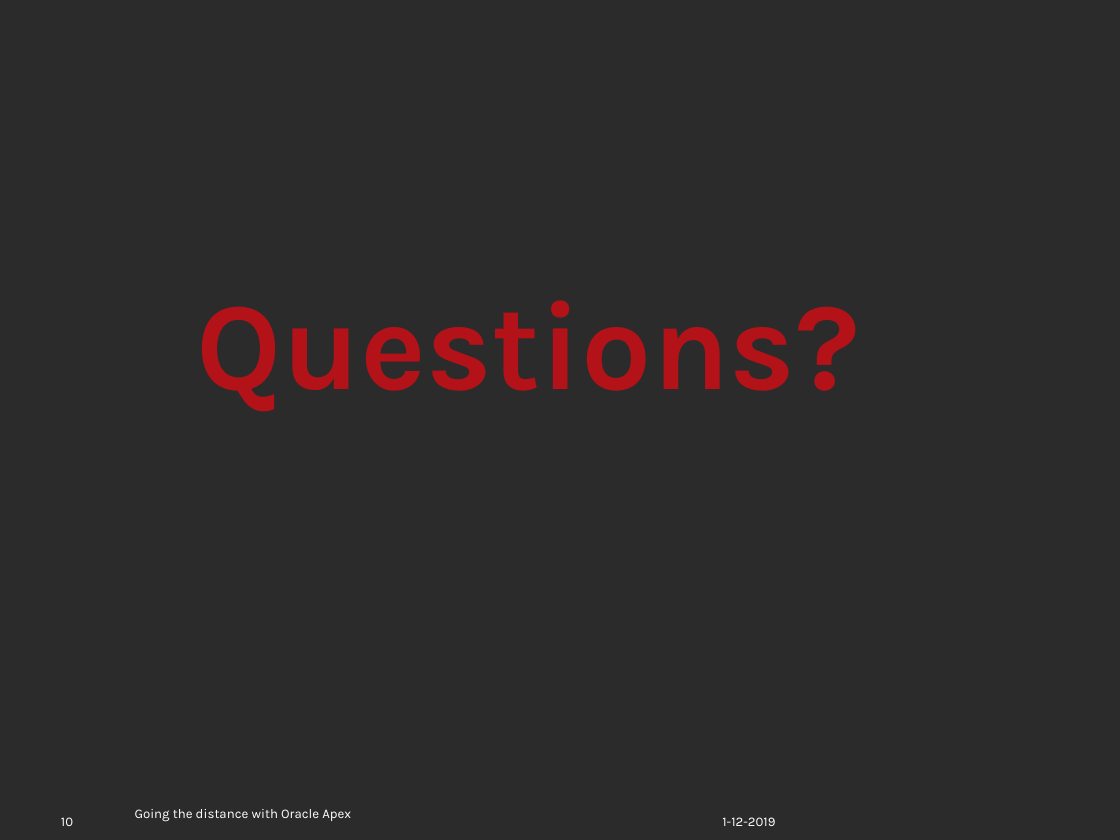
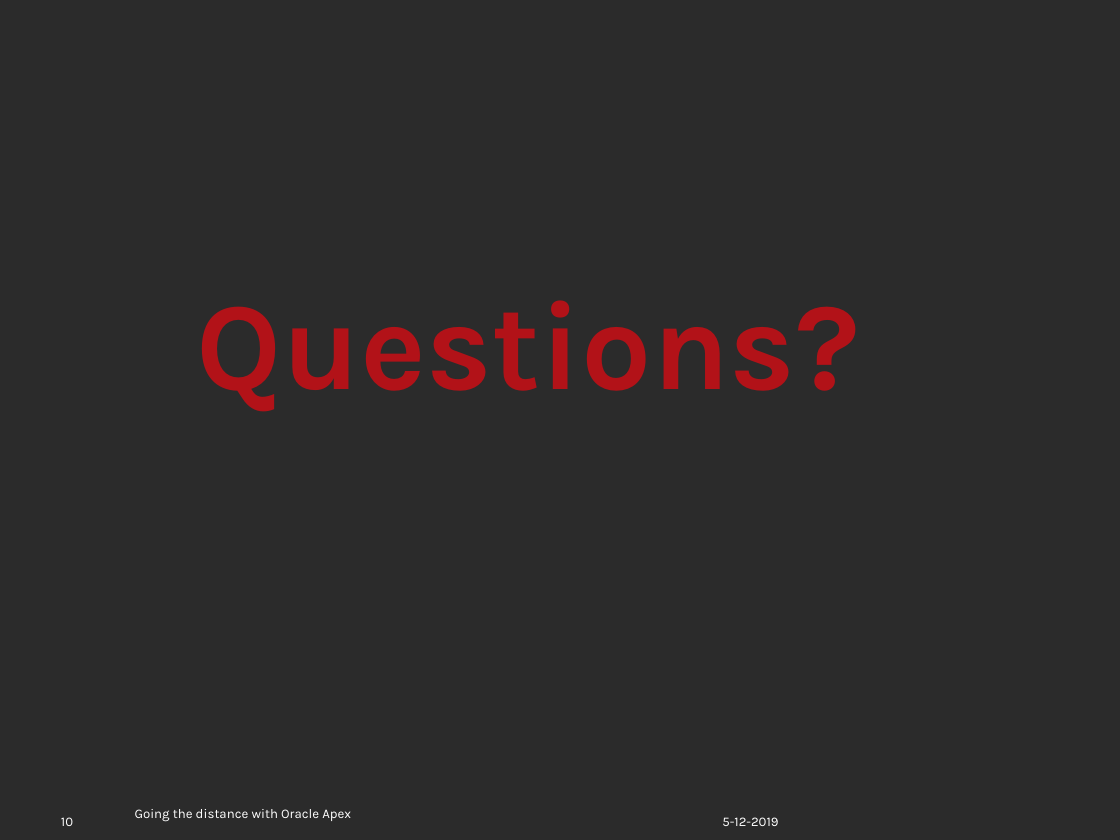
Before and after one commit to SullivanC137/Apex-Workshops, a slide deck: slide 10 of Going the distance/goingTheDistance.pptx. Drawn at 1120x840 pixels with LibreOffice and Linux fonts; fonts in the diff are those of the drawing; background and template pictures are left out; a plain dark background stands for a picture behind light text. Boxes give left, top, right and bottom in pixels: in the first picture for what was removed or moved away, otherwise in the second. Text is boxed around its words. In the diff, an @@ line names an element or a change of style, - is before the commit and + after.

```diff
--- a/Going the distance/goingTheDistance.pptx
+++ b/Going the distance/goingTheDistance.pptx
@@ text at [722, 817, 778, 826]: text changed @@
-1-12-2019
+5-12-2019
```
Also in this commit, not shown: 10 other slides changed, 6 other files.
